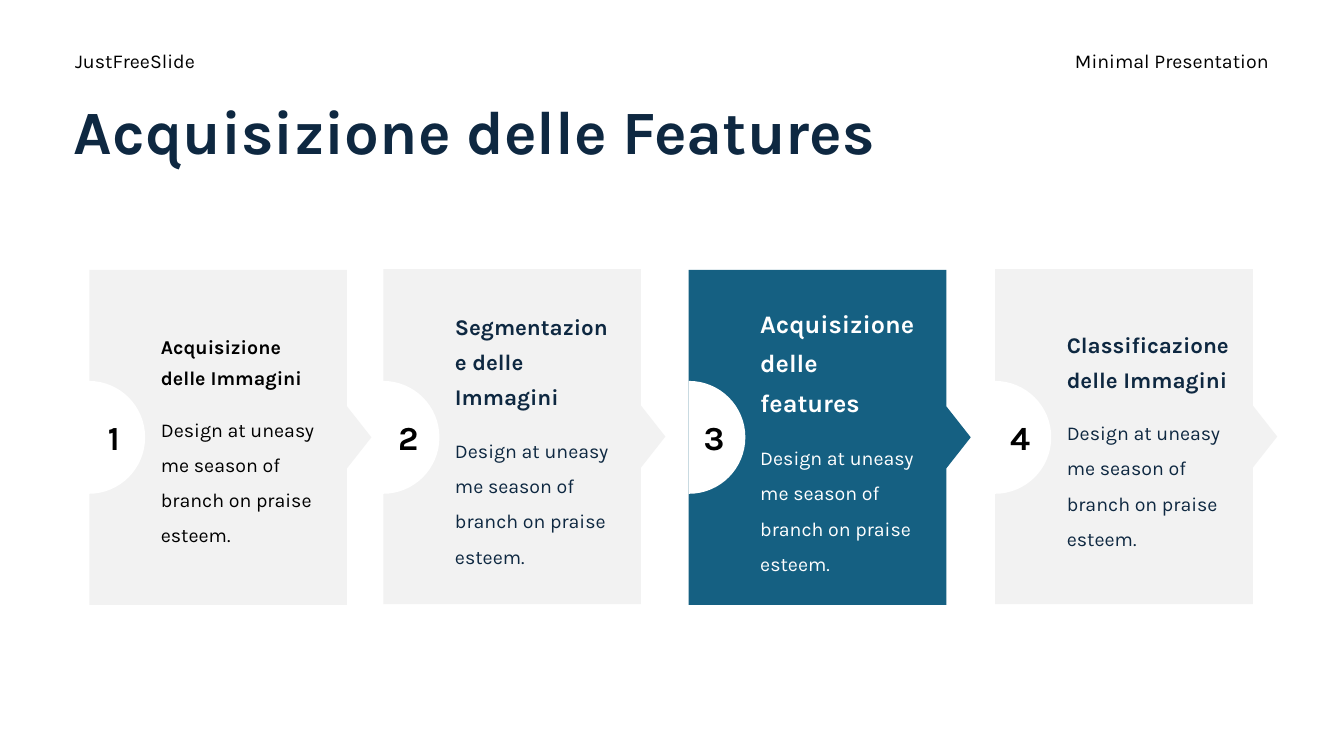
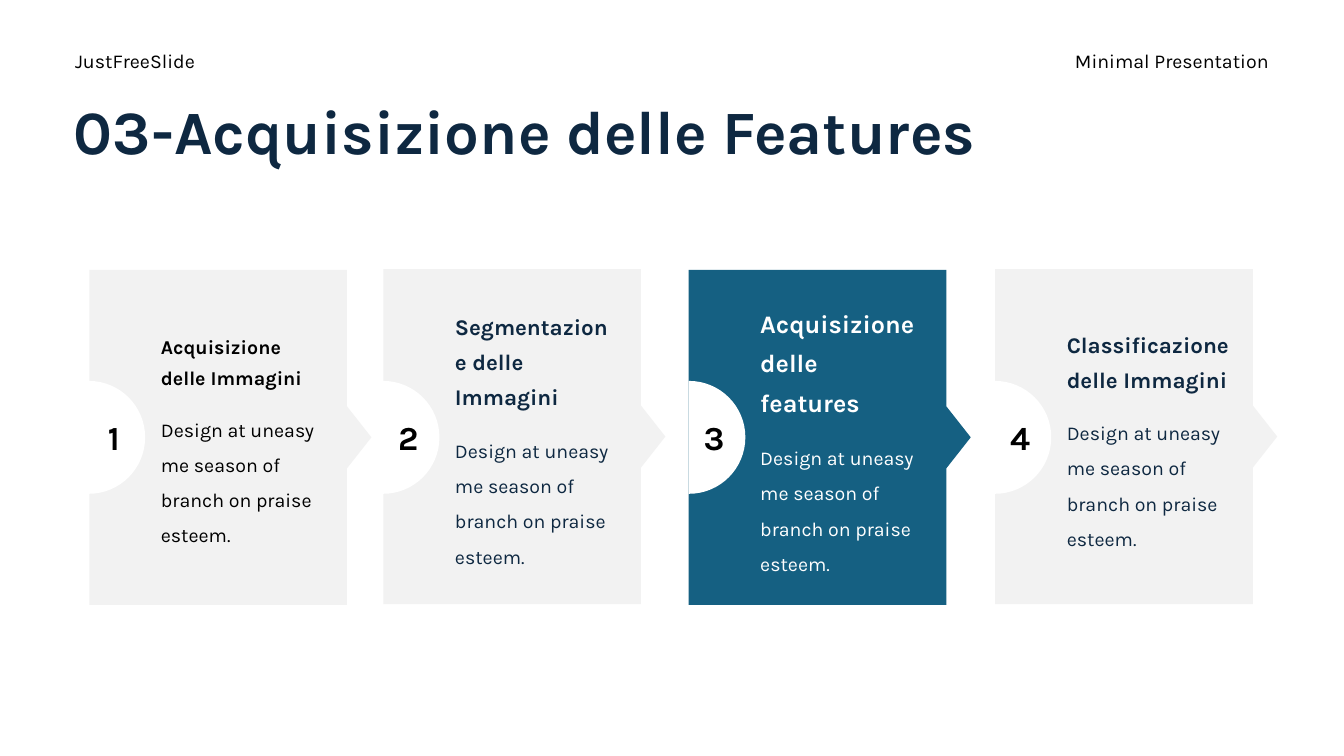
Before and after one commit to aleeteo/leaf_ID, a slide deck: slide 14 of ProjectLeafWIP.pptx (slide 12 before the commit). Drawn at 1344x756 pixels with LibreOffice and Linux fonts; fonts in the diff are those of the drawing. Boxes give left, top, right and bottom in pixels: in the first picture for what was removed or moved away, otherwise in the second. Text is boxed around its words. In the diff, an @@ line names an element or a change of style, - is before the commit and + after.

```diff
--- a/ProjectLeafWIP.pptx
+++ b/ProjectLeafWIP.pptx
@@ title at <box>74,110,976,169</box>: text changed @@
-Acquisizione delle Features
+03-Acquisizione delle Features
```
Also in this commit, not shown: 3 other slides changed, 2 slides added, 1 other file.
